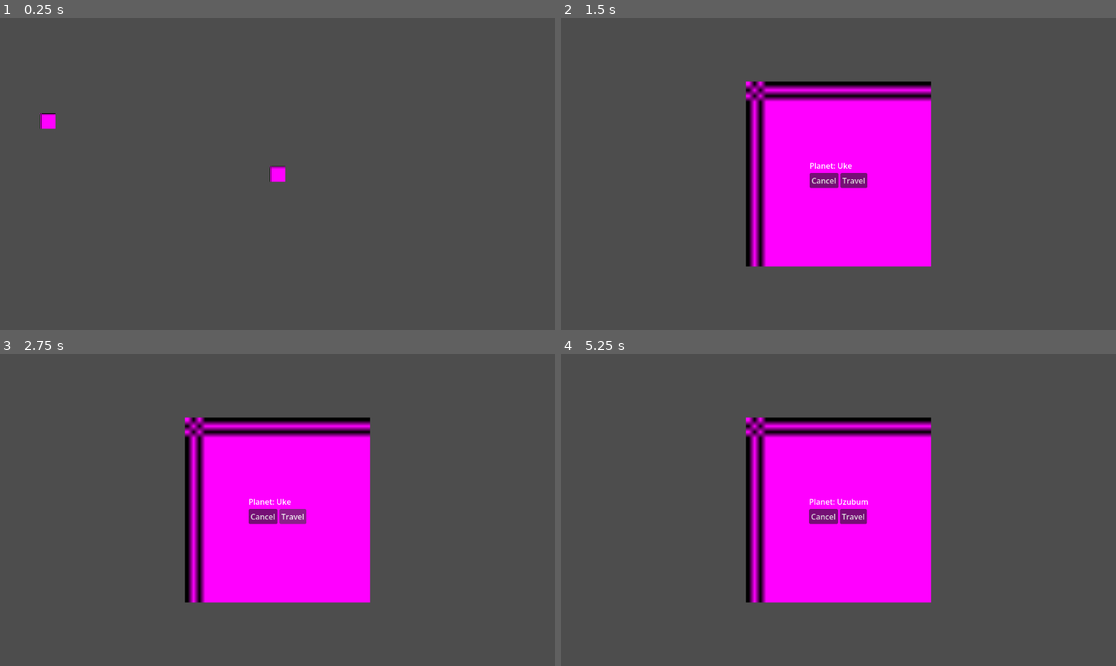
Above: before the commit, frames 1-4 (two rows, left to right).
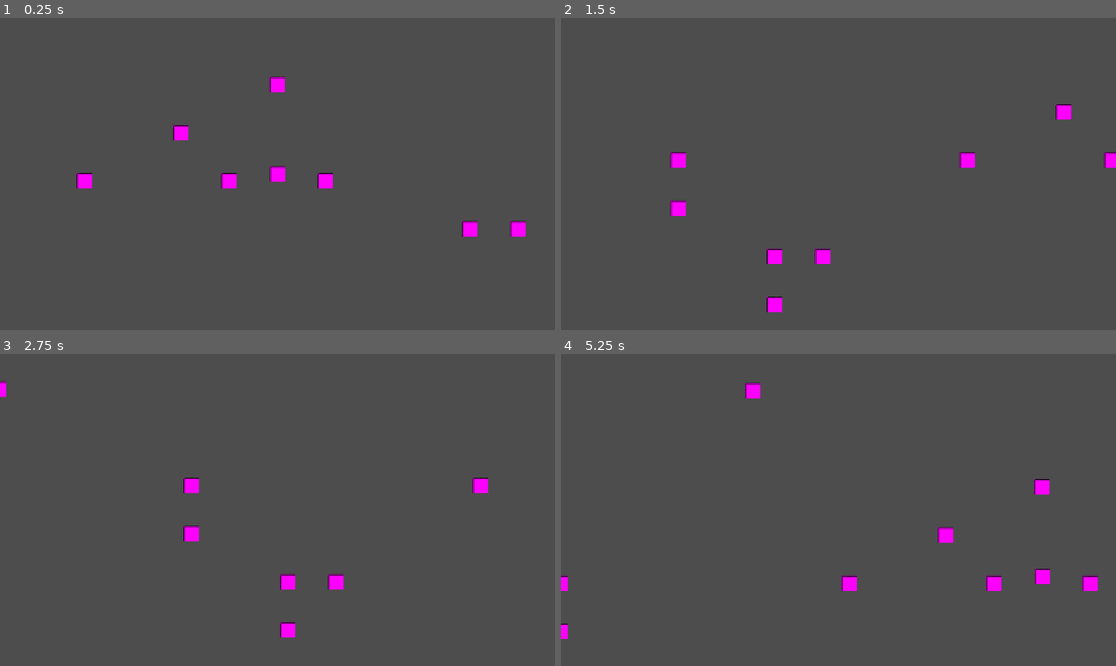
Above: after the commit, the same moments.

Repository: emilierummer/procedural-planets
Game: Godot game, scene res://PlanetMap/PlanetMap.tscn
Same seed, same stepped clock (60 frames per second), same inputs: the game is played once before the commit and once after it. The project has no main scene, so this scene is started directly.
Inputs (mouse positions are in pixels of both pictures, inside the frame that each line leads up to):
- Up to frame 1 (0.25 s): no input
- Up to frame 2 (1.5 s): tap Enter at 0.5 s; drag from (610, 120) to (894, 105) at 0.52 s; drag from (727, 189) to (838, 174) at 1.27 s
- Up to frame 3 (2.75 s): click (294, 516) at 2 s, where only the run before the commit has a clickable "Travel"
- Up to frame 4 (5.25 s): click (821, 516) at 2.75 s, where only the run before the commit has a clickable "Cancel"; move the mouse to (744, 510) at 3.52 s; hold D (MoveRight) 3.53-4.25 s; click (744, 510) at 3.67 s; drag from (666, 366) to (672, 463) at 4.27 s; move the mouse to (1005, 556) at 5.02 s; hold A (MoveLeft) from 5.03 s (still down)

The runs differ from the first frame. In frame 1, 1.2% of the frame differs, in the area x 7-95%, y 18-71%; in frame 2, 20%; in frame 3, 20%; in frame 4, 21%, in the area x 0-97%, y 9-92%.

Commit message:
feat: generate planets on move
Co-authored-by: Copilot <copilot@github.com>

Diff:
--- a/PlanetMap/planet_map.gd
+++ b/PlanetMap/planet_map.gd
@@ -36,16 +36,19 @@
 		visible_planets.erase(key)
 
 
-func _ready():
-	# Position camera over current planet
-	Camera.global_position = $CurrentPlanet.global_position
-
-	# Get original planets
+func _update_visible_planets() -> void:
 	var updates = PlanetGenerator.update_visible_planets()
 	for planet in updates["added"]:
 		_add_visible_planet(planet)
 	for planet in updates["removed"]:
 		_remove_visible_planet(planet)
+
+
+func _ready():
+	# Position camera over current planet
+	Camera.global_position = $CurrentPlanet.global_position
+	# Get original planets
+	_update_visible_planets()
 
 
 func _unhandled_input(event):
@@ -61,6 +64,8 @@
 			Camera.zoom.x = new_zoom
 			Camera.zoom.y = new_zoom
 
+	_update_visible_planets()
+
 
 func _process(delta):
 	if focused_planet:
@@ -74,6 +79,8 @@
 		Camera.global_position.x -= camera_speed * delta
 	if Input.is_action_pressed("MoveRight"):
 		Camera.global_position.x += camera_speed * delta
+
+	_update_visible_planets()
 
 
 func _on_planet_clicked(planet: Planet):
--- a/planet_generator.gd
+++ b/planet_generator.gd
@@ -4,6 +4,8 @@
 
 ## Chance of a planet being generated at a given location (0.1 = 10% chance)
 const PLANET_GENERATION_CHANCE: float = 0.1
+## Step size of planet generation grid
+const PLANET_GRID_SIZE: int = 100
 
 ## Chance of a planet name having a certain number of syllables ([0.4, 0.3, 0.3] = 40% chance of 1 syllable, 30% chance of 2 syllables, 30% chance of 3 syllables)
 const SYLLABLE_COUNT_CHANCES: Array[float] = [0.25, 0.4, 0.25, 0.1]
@@ -28,6 +30,9 @@
 static func generate_planet(position: Vector2) -> Planet:
 	rng.seed = hash(position)
 
+	if rng.randf() > PLANET_GENERATION_CHANCE:
+		return null # No planet generated at this location
+
 	var planet = Planet.new()
 	planet.position = position
 	planet.name = generate_planet_name()
@@ -47,9 +52,9 @@
 	var screen_bottom_right = Vector2(get_viewport().get_visible_rect().size.x, get_viewport().get_visible_rect().size.y)
 	var world_bottom_right = canvas_transform * screen_bottom_right
 
-	# Round bounds to integers for easier planet generation
-	world_top_left = Vector2(floor(world_top_left.x), floor(world_top_left.y))
-	world_bottom_right = Vector2(ceil(world_bottom_right.x), ceil(world_bottom_right.y))
+	# Round bounds to integers on planet grid
+	world_top_left = Vector2(snapped(world_top_left.x, PLANET_GRID_SIZE), snapped(world_top_left.y, PLANET_GRID_SIZE))
+	world_bottom_right = Vector2(snapped(world_bottom_right.x, PLANET_GRID_SIZE), snapped(world_bottom_right.y, PLANET_GRID_SIZE))
 
 	# Remove planets that are no longer visible
 	for key in planet_cache.keys():
@@ -63,18 +68,14 @@
 			planet_cache.erase(key)
 
 	# Generate new planets that are now visible (or still visible but not in cache)
-	rng.seed = hash(world_top_left) ^ hash(world_bottom_right) # Seed based on visible area for consistency
-	var planet_locations: Array[Vector2] = []
-	for x in range(world_top_left.x, world_bottom_right.x, 100):
-		for y in range(world_top_left.y, world_bottom_right.y, 100):
-			if rng.randf() < PLANET_GENERATION_CHANCE:
-				planet_locations.append(Vector2(x, y))
-	for location in planet_locations:
-		var key = "%d_%d" % [int(location.x), int(location.y)]
-		if not planet_cache.has(key):
-			var planet = generate_planet(location)
-			planet_cache[key] = planet
-			updates["added"].append(planet)
+	for x in range(world_top_left.x, world_bottom_right.x, PLANET_GRID_SIZE):
+		for y in range(world_top_left.y, world_bottom_right.y, PLANET_GRID_SIZE):
+			var key = "%d_%d" % [x, y]
+			if not planet_cache.has(key):
+				var planet = generate_planet(Vector2(x, y))
+				if planet != null:
+					planet_cache[key] = planet
+					updates["added"].append(planet)
 
 	return updates
 
